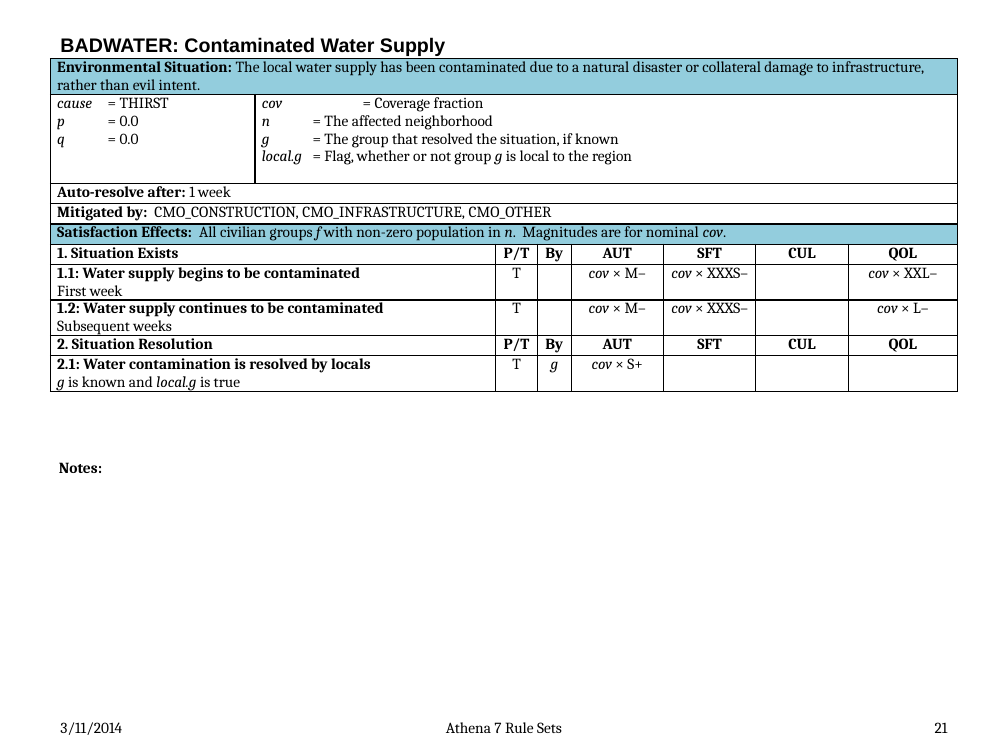
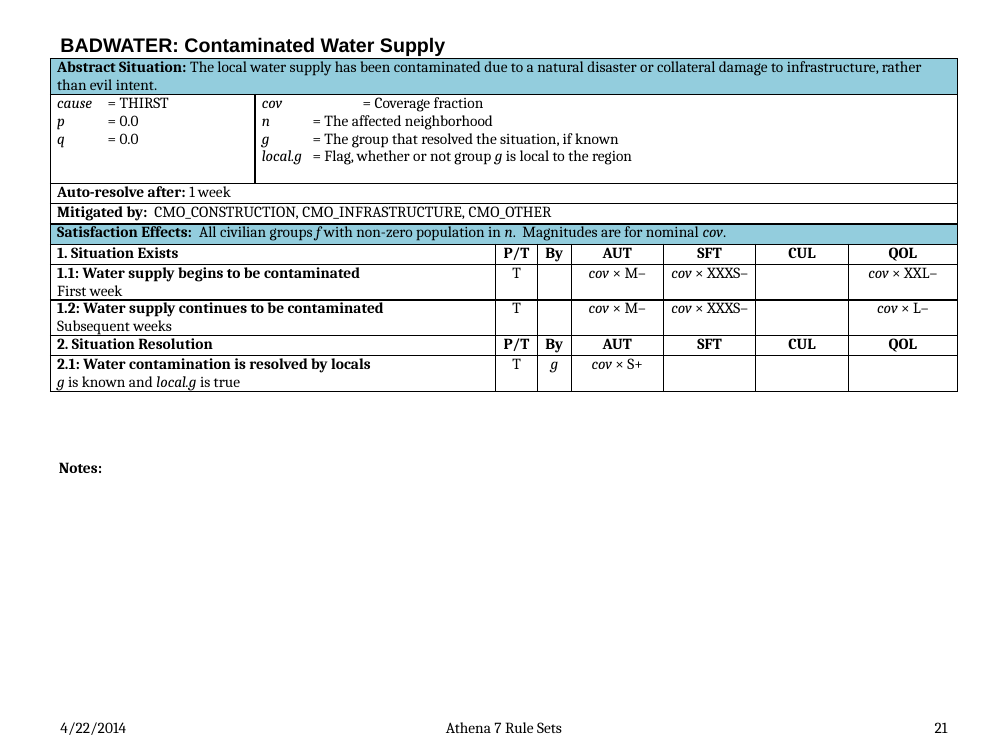
Before and after one commit to AthenaModel/athena-legacy, a slide deck: slide 21 of docs/dev/rules.pptx. Drawn at 1008x756 pixels with LibreOffice and Linux fonts; fonts in the diff are those of the drawing. Boxes give left, top, right and bottom in pixels: in the first picture for what was removed or moved away, otherwise in the second. Text is boxed around its words. In the diff, an @@ line names an element or a change of style, - is before the commit and + after.

```diff
--- a/docs/dev/rules.pptx
+++ b/docs/dev/rules.pptx
@@ table at bbox=[50, 58, 959, 399] @@
-row 1, column 1: Environmental Situation: The local water supply has been contaminated due to a natural disaster or collateral damage to infrastructure, rather than evil intent.
+row 1, column 1: Abstract Situation: The local water supply has been contaminated due to a natural disaster or collateral damage to infrastructure, rather than evil intent.
@@ text at bbox=[60, 722, 126, 735]: text changed @@
-3/11/2014
+4/22/2014
```
Also in this commit, not shown: 72 other slides changed, 2 other files.
